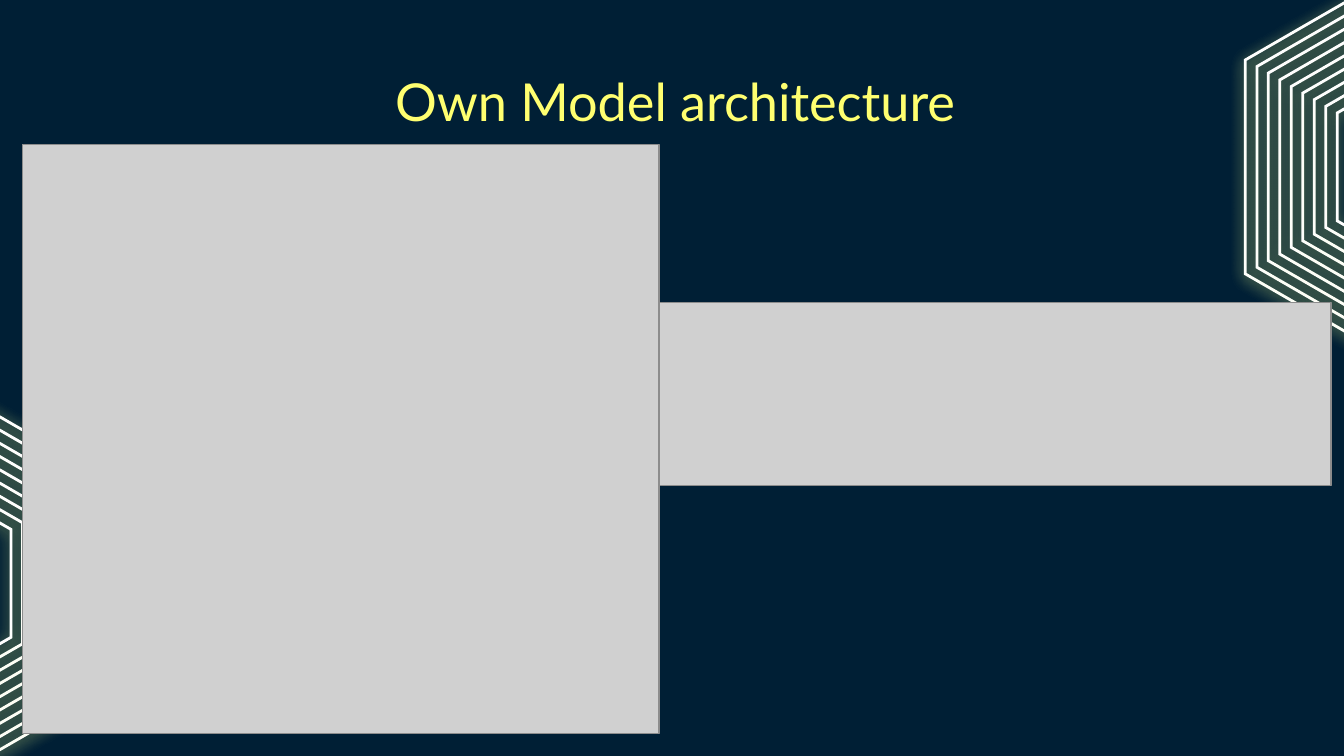
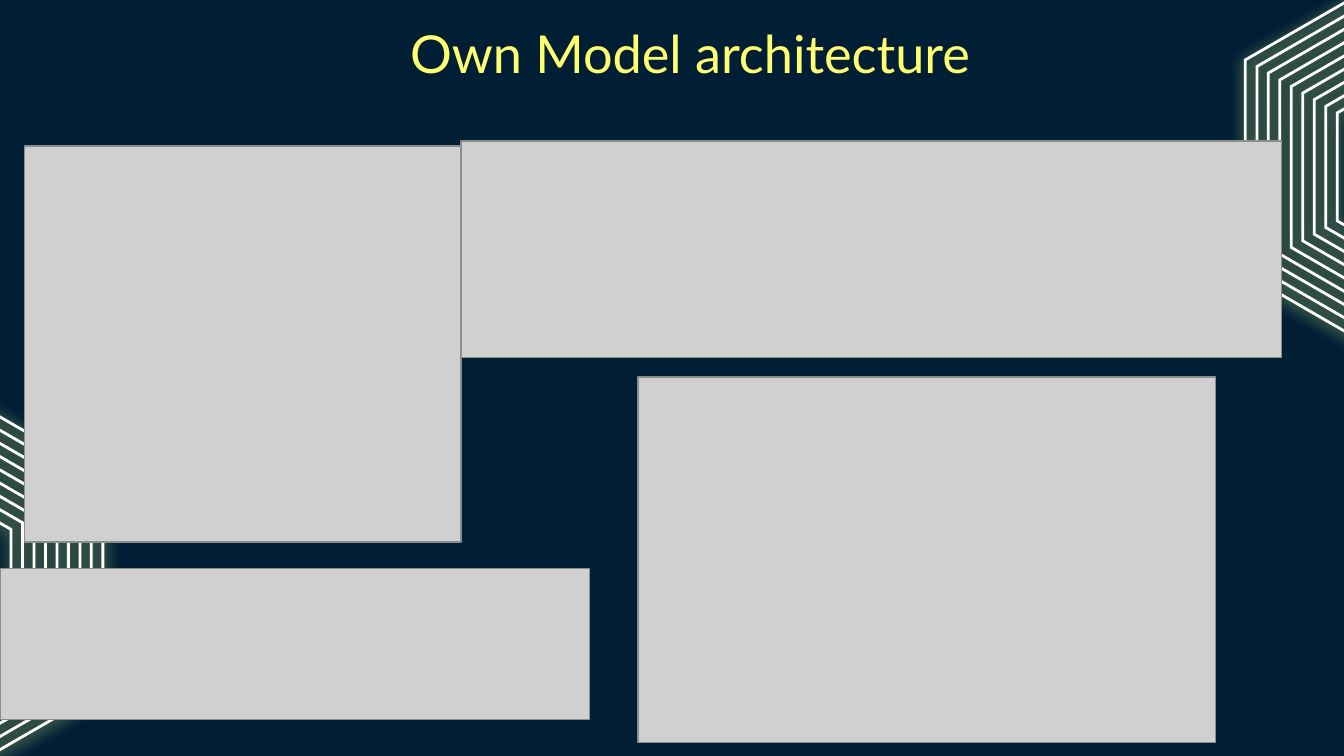
Before and after one commit to Amirrahman19/DeepLearning, a slide deck: slide 9 of CA1/PartB/Cifar100.pptx (slide 13 before the commit). Drawn at 1344x756 pixels with LibreOffice and Linux fonts; fonts in the diff are those of the drawing; grey boxes stand for pictures. Boxes give left, top, right and bottom in pixels: in the first picture for what was removed or moved away, otherwise in the second. Text is boxed around its words. In the diff, an @@ line names an element or a change of style, - is before the commit and + after.

```diff
--- a/CA1/PartB/Cifar100.pptx
+++ b/CA1/PartB/Cifar100.pptx
@@ title "Own Model architecture": place and size @@
-title "Own Model architecture" at (395, 82, 955, 122)
+title "Own Model architecture" at (410, 34, 970, 74)
@@ picture: place and size @@
-picture at (23, 145, 660, 734)
+picture at (24, 146, 461, 543)
@@ picture added at (461, 141, 1282, 358) @@
@@ picture added at (638, 378, 1216, 743) @@
@@ picture: place and size @@
-picture at (659, 302, 1331, 485)
+picture at (0, 569, 590, 719)
```
Also in this commit, not shown: 4 other slides changed, 1 slide added, 14 slides removed, 2 other files.
